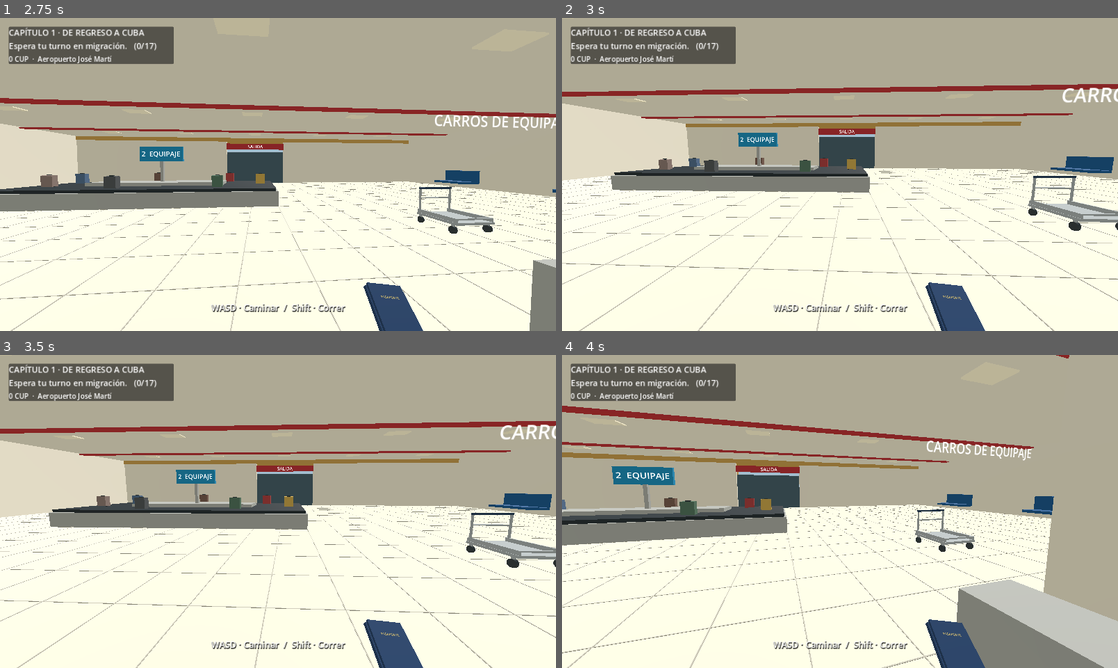
Above: before the commit, frames 1-4 (two rows, left to right).
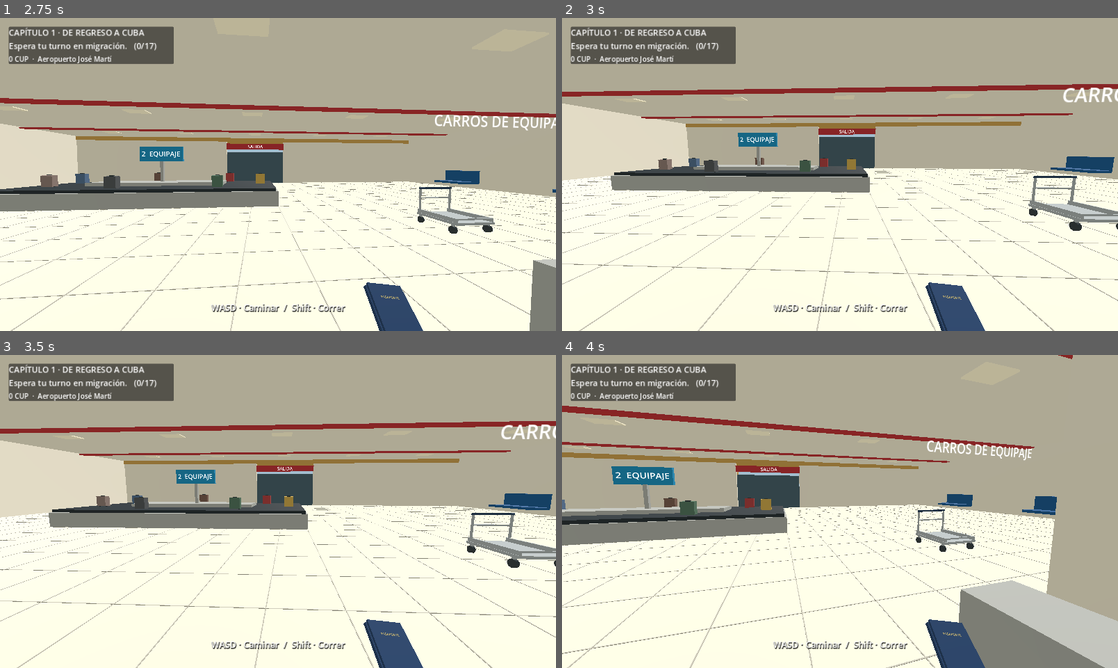
Above: after the commit, the same moments.

Repository: valdy247/mycity
Game: Godot game, scene res://airport.tscn
Two runs of this game, one before a commit and one after it. Both use one fixed random seed, a clock stepped at 60 frames per second and the inputs below.
Inputs (mouse positions are in pixels of both pictures, inside the frame that each line leads up to):
- Up to frame 1 (2.75 s): tap Enter at 0.5 s; move the mouse to (305, 174) at 0.52 s; hold W from 0.53 s (still down); tap E at 0.6 s; click (305, 174) at 0.67 s; tap Space at 0.77, 1.52 s; move the mouse to (250, 174) at 1.27 s; tap Shift at 1.35 s; move the mouse to (289, 168) at 2.02 s; tap B at 2.1 s
- Up to frame 2 (3 s): keep holding W; move the mouse to (834, 180) at 2.77 s; tap Q at 2.85 s; click (834, 180) at 2.92 s
- Up to frame 3 (3.5 s): keep holding W; tap Space at 3.02 s
- Up to frame 4 (4 s): keep holding W; move the mouse to (878, 514) at 3.52 s; tap X at 3.6 s; tap Space at 3.77 s

Frame 1 is identical in both runs. In frame 2, 1.6% of the frame differs, in the area x 0-100%, y 21-100%; in frame 3, 1.5%; in frame 4, 1.8%, in the area x 0-99%, y 0-100%.

Commit message:
Allow boarding from either rear taxi door and animate the selected door

Diff:
--- a/game/airport.gd
+++ b/game/airport.gd
@@ -9,7 +9,7 @@
 const CART_START := Vector3(-5,.03,-16)
 const EXIT := Vector3(0,0,1)
 const BELT := Vector3(4,.72,-11)
-const TASKS := ["Espera tu turno en migración.","Acércate a  …(564 unchanged characters)…  cierre el maletero.","Sube al taxi por la puerta del pasajero.","Fase 1 completada. Viaje pendiente."]
+const TASKS := ["Espera tu turno en migración.","Acércate a  …(564 unchanged characters)…  cierre el maletero.","Sube al taxi por cualquiera de las puertas traseras.","Fase 1 completada. Viaje pendiente."]
 var progress := Progress.new()
 var mats: Dictionary = {}
 var unit_box := BoxMesh.new()
@@ -18,6 +18,7 @@
 var taxi: Node3D
 var lid: Node3D
 var door: Node3D
+var opposite_door: Node3D
 var driver: Person
 var bags: Array[Node3D] = []
 var walkers: Array = []
@@ -315,11 +316,7 @@
 		if interactive:
 			for z in [-1.01,.02,.87]:
 				_box(root,Vector3(x*.77,1.35,float(z)),Vector3(.065,.57,.065),paint)
-			if x>0.0:
-				_box(root,Vector3(x*.78,.82,-.06),Vector3(.10,.46,1.80),paint)
-				_cabin_glass(root,Vector3(x*.78,1.35,-.52),Vector3(.028,.51,.92))
-			else:
-				_box(root,Vector3(x*.78,.82,.45),Vector3(.10,.46,.84),paint)
+			_box(root,Vector3(x*.78,.82,.45),Vector3(.10,.46,.84),paint,true)
 			_cabin_glass(root,Vector3(x*.78,1.35,.45),Vector3(.028,.51,.80))
 		else:
 			_box(root,Vector3(x*.78,1.20,-.40),Vector3(.06,.48,1.2),glass)
@@ -335,17 +332,22 @@
 		root.add_child(lid)
 		lid.position = Vector3(0,1.00,-1.07)
 		_box(lid,Vector3(0,0,-.60),Vector3(1.72,.09,1.20),paint)
-		door = Node3D.new()
-		root.add_child(door)
-		door.position = Vector3(-.78,.83,.02)
-		_box(door,Vector3(0,0,-.50),Vector3(.09,.46,.98),paint)
-		_cabin_glass(door,Vector3(0,.52,-.50),Vector3(.027,.51,.94))
-		_box(door,Vector3(0,.79,-.50),Vector3(.055,.055,1.0),paint)
-		_box(door,Vector3(0,.52,-.97),Vector3(.055,.56,.045),paint)
-		_box(door,Vector3(-.06,.13,-.79),Vector3(.025,.04,.15),chrome)
+		door = _make_rear_door(root,-1.0,paint,chrome)
+		opposite_door = _make_rear_door(root,1.0,paint,chrome)
 		_make_taxi_interior(root,door)
 	else:
 		_box(root,Vector3(0,1.0,-1.65),Vector3(1.72,.09,1.2),paint)
+
+func _make_rear_door(root: Node3D,side: float,paint: Color,chrome: Color) -> Node3D:
+	var panel := Node3D.new()
+	root.add_child(panel)
+	panel.position = Vector3(side*.78,.83,.02)
+	_box(panel,Vector3(0,0,-.50),Vector3(.09,.46,.98),paint,true)
+	_cabin_glass(panel,Vector3(0,.52,-.50),Vector3(.027,.51,.94))
+	_box(panel,Vector3(0,.79,-.50),Vector3(.055,.055,1.0),paint)
+	_box(panel,Vector3(0,.52,-.97),Vector3(.055,.56,.045),paint)
+	_box(panel,Vector3(side*.06,.13,-.79),Vector3(.025,.04,.15),chrome)
+	return panel
 
 func _cabin_glass(root: Node3D,at: Vector3,dims: Vector3) -> void:
 	var pane := _box(root,at,dims,Color("#92b9cb"))
@@ -433,13 +435,14 @@
 			_box(root,Vector3(float(x),.817,seat_z),Vector3(.008,.007,.39),cream)
 			_box(root,Vector3(float(x),.95,seat_z-.305),Vector3(.008,.35,.006),cream)
 	for x in [-.72,.72]:
-		if x>0.0: _box(root,Vector3(float(x),.84,-.06),Vector3(.035,.40,1.80),vinyl)
-		else: _box(root,Vector3(float(x),.84,.45),Vector3(.035,.40,.82),vinyl)
+		_box(root,Vector3(float(x),.84,.45),Vector3(.035,.40,.82),vinyl)
 		_box(root,Vector3(float(x),1.055,.45),Vector3(.045,.045,.82),cream)
 		_box(root,Vector3(float(x),.95,.38),Vector3(.065,.045,.27),cream)
-	_box(rear_door,Vector3(.052,0,-.50),Vector3(.025,.37,.92),vinyl)
-	_box(rear_door,Vector3(.07,.21,-.50),Vector3(.05,.045,.92),cream)
-	_box(rear_door,Vector3(.075,.07,-.50),Vector3(.06,.045,.28),cream)
+	for panel in [rear_door,opposite_door]:
+		var inward := 1.0 if panel==rear_door else -1.0
+		_box(panel,Vector3(inward*.052,0,-.50),Vector3(.025,.37,.92),vinyl)
+		_box(panel,Vector3(inward*.07,.21,-.50),Vector3(.05,.045,.92),cream)
+		_box(panel,Vector3(inward*.075,.07,-.50),Vector3(.06,.045,.28),cream)
 	# Rear-view mirror, sun strip, and small taxi sign on the dashboard.
 	_box(root,Vector3(0,1.53,.77),Vector3(.035,.15,.035),black)
 	_box(root,Vector3(0,1.46,.72),Vector3(.30,.10,.042),black)
@@ -652,8 +655,16 @@
 func _trunk_point() -> Vector3:
 	return taxi.to_global(Vector3(0,0,-2.9))
 
+func _boarding_side() -> float:
+	return -1.0 if taxi.to_local(player.global_position).x<0.0 else 1.0
+
 func _door_point() -> Vector3:
-	return taxi.to_global(Vector3(-1.35,0,-.50))
+	return taxi.to_global(Vector3(_boarding_side()*1.35,0,-.50))
+
+func _can_board() -> bool:
+	# Either rear door; use the car's local coordinates instead of a single point.
+	var local := taxi.to_local(player.global_position)
+	return absf(local.x)>=.65 and absf(local.x)<=2.65 and local.z>=-1.45 and local.z<=.50
 
 func _nearest_belt_bag() -> int:
 	var best := 0
@@ -874,8 +885,8 @@
 			if _near(cart.global_position,1.60): _toggle_cart(true)
 			else: _notice("Acércate al carrito.")
 		return
-	if not _near(_target(),1.60):
-		_notice("Acércate al objetivo marcado.")
+	if (step==16 and not _can_board()) or (step!=16 and not _near(_target(),1.60)):
+		_notice("Acércate a una de las puertas traseras." if step==16 else "Acércate al objetivo marcado.")
 		return
 	if step==16 and not driver_ready:
 		_notice("Espera a que el chofer llegue a su puerta.")
@@ -902,6 +913,8 @@
 			sliding.tween_callback(exit_visual.hide)
 
 func _seat_player() -> void:
+	var side := _boarding_side()
+	var boarding_door := door if side<0.0 else opposite_door
 	player.velocity = Vector3.ZERO
 	player.set_physics_process(false)
 	player.hide()
@@ -914,15 +927,15 @@
 		for knee in driver.knees: knee.rotation.x = 1.35
 		for arm in driver.arms: arm.rotation.x = -1.15
 	camera.reparent(taxi,false)
-	# Right rear seat, facing the windshield over the front bench.
-	camera.position = Vector3(-.24,1.42,-.77)
+	# Rear passenger seat on the side used for boarding.
+	camera.position = Vector3(side*.24,1.42,-.77)
 	camera.rotation = Vector3(-.06,PI,0)
 	cabin_look = Vector2.ZERO
 	camera.fov = 82.0
 	camera.make_current()
-	door.rotation.y = .90
+	boarding_door.rotation.y = -side*.90
 	var boarding := create_tween()
-	boarding.tween_property(door,"rotation:y",0.0,.45)
+	boarding.tween_property(boarding_door,"rotation:y",0.0,.45)
 	Input.mouse_mode = Input.MOUSE_MODE_VISIBLE if mobile else Input.MOUSE_MODE_CAPTURED
 	_notice("Maletas guardadas. Listo para comenzar el viaje.")
 
@@ -1143,7 +1156,7 @@
 		_idle_person(driver,delta,4.0)
 	if progress.stage==Progress.COMPLETE: return
 	if marker.visible: _position_marker()
-	var near := _near(_target(),1.60)
+	var near := _can_board() if progress.stage==16 else _near(_target(),1.60)
 	var actions := ["","Entregar pasaporte","Recoger pasaporte","","Recoger maleta","Recoger primera maleta","Cargar malet …(181 unchanged characters)…
 	var action: String = actions[progress.stage]
 	if progress.stage==4:
